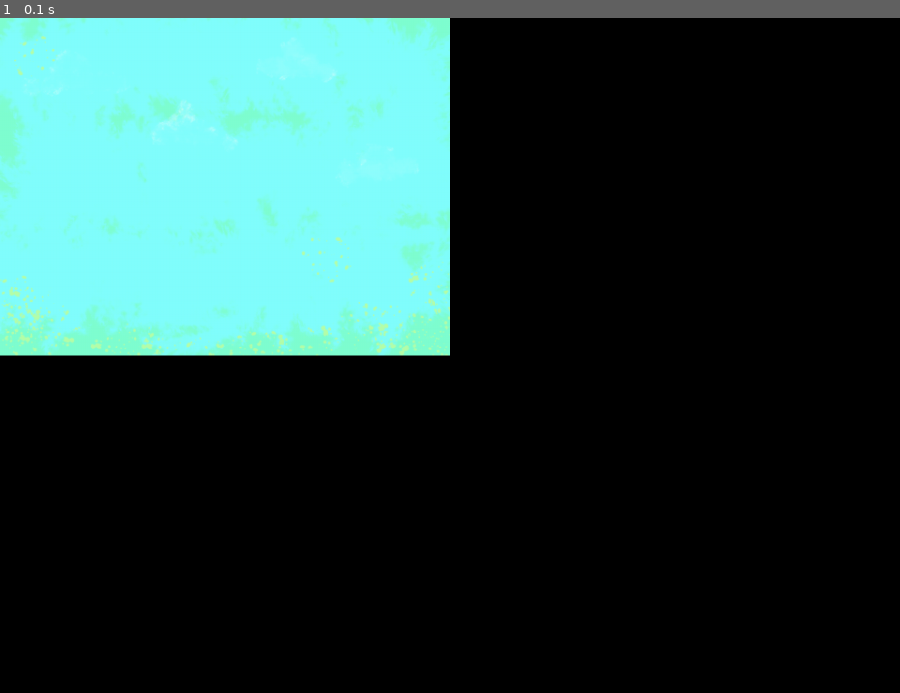
Above: before the commit, frame 1.
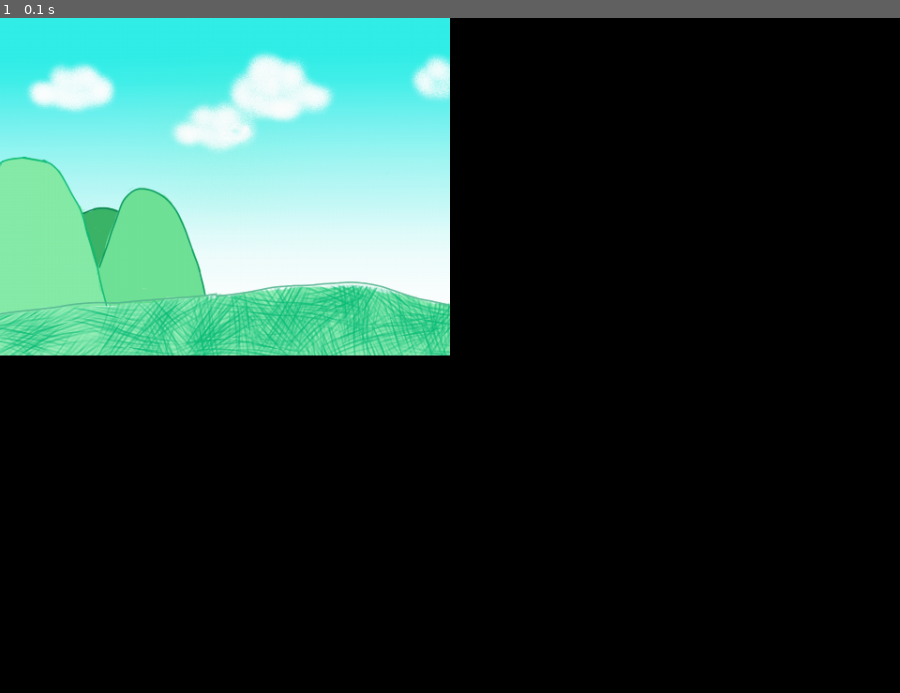
Above: after the commit, the same moment.

Repository: MakerBox-NZ/pygame_jess
Game: pygame game, started from jessGame.py
The game is run twice, just before and just after one commit, with the same random seed, the same clock (stepped at 60 frames per second) and the same inputs.
Inputs:
- Up to frame 1 (0.1 s): no input

The runs differ from the first frame. In frame 1, 22% of the frame differs, in the area x 0-50%, y 0-51%.

Commit message:
Added Player
Added hero.png
Created player class in the code
Add player class to setup

Diff:
--- a/jessGame.py
+++ b/jessGame.py
@@ -9,6 +9,12 @@
 '''OBJECTS'''
 #put classes & functions here
 
+class Player(pygame.sprite.Sprite):
+    #spawn a player
+    def __init__(self):
+        pygame.sprite.Sprite.__init__(self)
+        self.image = pygame.image.load(os.path.join('images', 'hero.png')).convert()
+        self.rect = self.image.get_rect()
 
 
 '''SETUP'''
@@ -28,6 +34,11 @@
 backdrop = pygame.image.load(os.path.join('images','stage.png')).convert()
 backdropRect = screen.get_rect()
 
+player = Player() #spawn player
+player.rect.x = 0
+player.rect.y = 0
+movingsprites = pygame.sprite.Group()
+movingsprites.add(player)
 
 
 
Binary file added: images/hero.png
Binary file changed: images/stage.png
